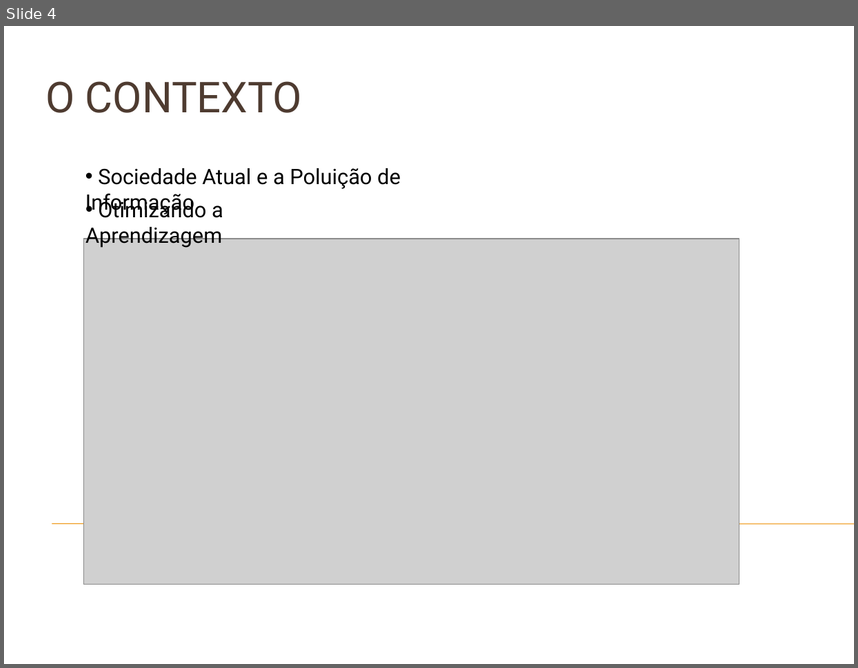
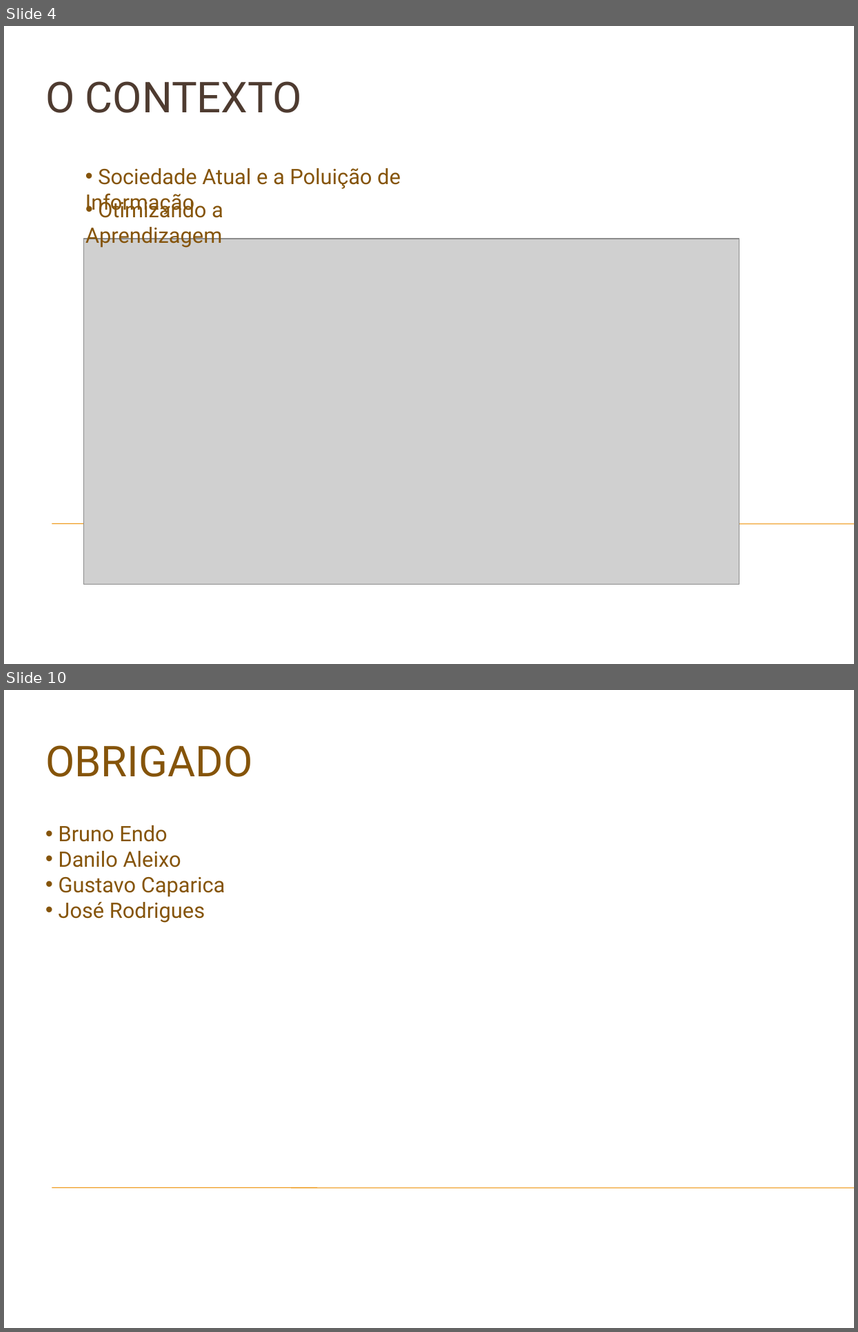
Before and after one commit to daniloaleixo/projeto_engsoft_labbd, a slide deck: Documentação/Apresentação.pptx. Shown one above the other, each under a label of ours: slide 4 before the commit, slides 4 and 10 after it; the slides between them are not shown. The pictures are 858x668 and 858x1332 pixels, drawn with LibreOffice and Linux fonts; fonts in the diff are those of the drawing; grey boxes stand for pictures; background and template pictures are left out. Boxes give left, top, right and bottom in pixels: in the first picture for what was removed or moved away, otherwise in the second. Text is boxed around its words. In the diff, an @@ line names an element or a change of style, - is before the commit and + after.

```diff
--- a/Documentação/Apresentação.pptx
+++ b/Documentação/Apresentação.pptx
@@ slide 10 added at [4,690,854,1328], background picture (left out); not listed: 1 template element that a slide beside it also shows @@
@@ title added at [45,745,252,777], 36 pt, text #85540A @@
+OBRIGADO
@@ text added at [59,825,225,923], 18 pt, text #85540A @@
+• Bruno Endo
+• Danilo Aleixo
+• Gustavo Caparica
+• José Rodrigues
@@ slide 4 changed as well @@
@@ text "Sociedade Atual e a Poluição ..." at [85,168,401,215]: text colour #000000 to #85540A @@
@@ text "Otimizando a Aprendizagem" at [85,198,223,247]: text colour #000000 to #85540A @@
```
Also in this commit, not shown: 6 other slides added, 2 slides removed, 1 other file.
